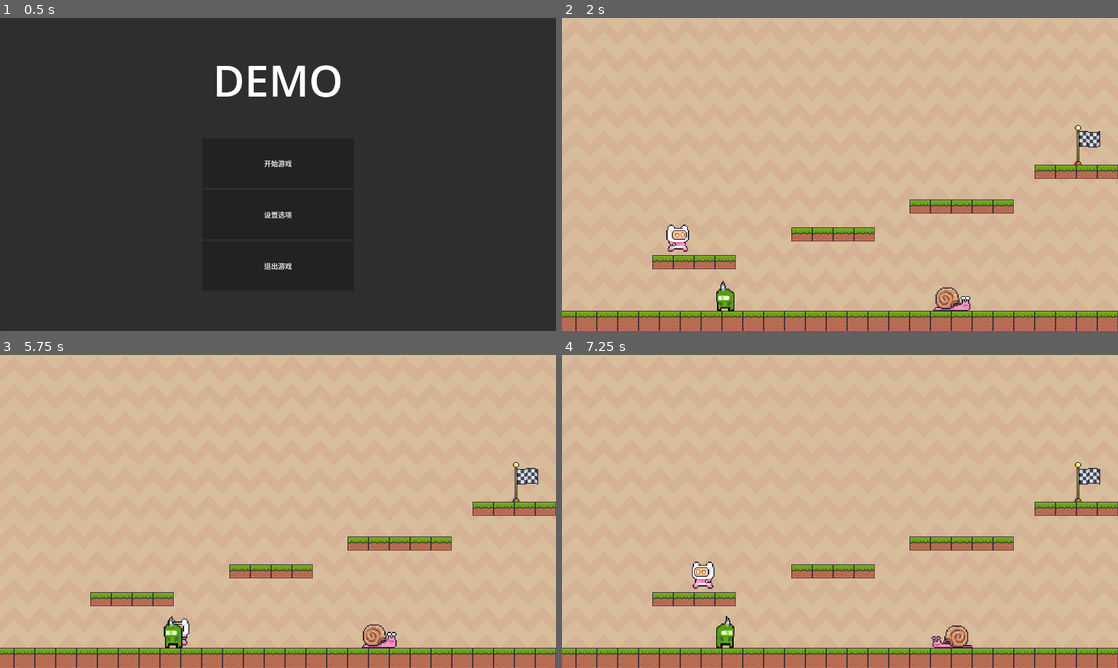
Above: before the commit, frames 1-4 (two rows, left to right).
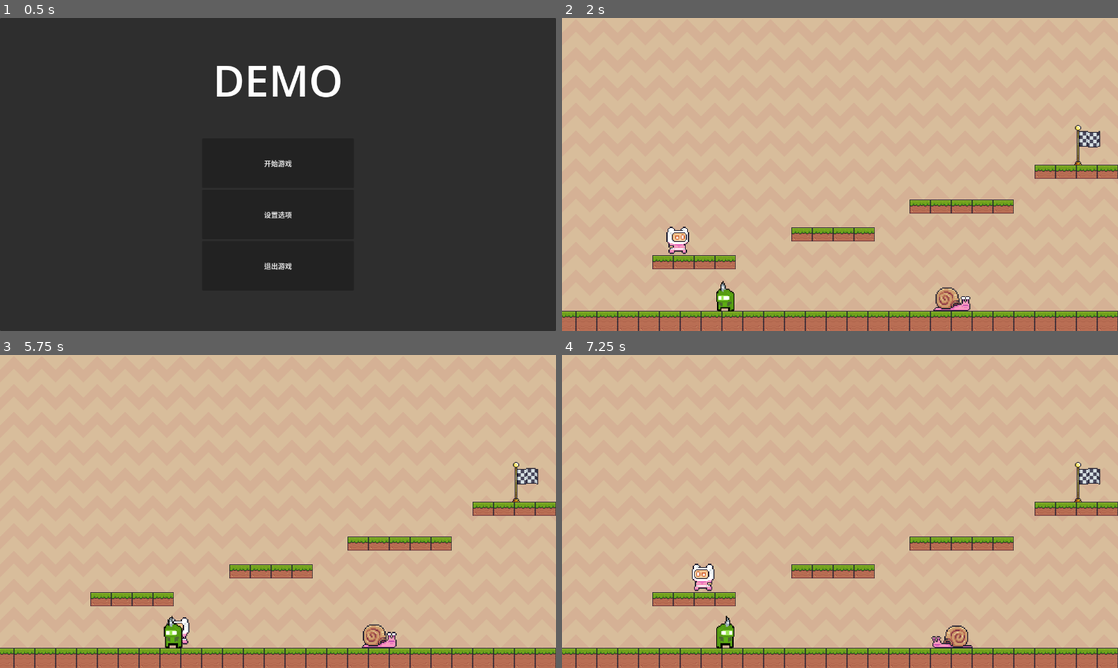
Above: after the commit, the same moments.

Repository: OVOAOVO/2DGame
Game: Godot game, scene res://Prefab/UI/开始界面.tscn
Same seed, same stepped clock (60 frames per second), same inputs: the game is played once before the commit and once after it.
Inputs:
- Up to frame 1 (0.5 s): no input
- Up to frame 2 (2 s): click "开始游戏" at 0.5 s; hold D (right) from 1.28 s (still down); tap Space (jump) at 1.35, 1.52, 1.82 s
- Up to frame 3 (5.75 s): tap Space (jump) at 2.1, 2.27, 2.57, 2.85, 3.6, 3.77, 4.07, 4.35, 4.52, 4.82, 5.1, 5.27, 5.57 s; release D (right) at 2.78 s; hold A (left) 2.78-3.53 s; hold D (right) 3.53-5.03 s; hold A (left) from 5.03 s (still down)
- Up to frame 4 (7.25 s): release A (left) at 5.78 s; hold D (right) 5.78-6.53 s; tap Space (jump) at 5.85, 6.6, 6.77, 7.07 s; hold A (left) from 6.53 s (still down)

Frame 1 is identical in both runs. In frame 2, 0.2% of the frame differs, in the area x 18-23%, y 66-76%; in frame 3, less than 0.1%; in frame 4, 0.3%, in the area x 23-28%, y 66-76%.

Commit message:
解耦动画与移动

Diff:
--- /dev/null
+++ b/GDScripts/玩家/玩家动画切换.gd
@@ -0,0 +1,20 @@
+extends AnimatedSprite2D
+
+func _ready():
+	get_parent().connect("move_state_changed", _on_move_state_changed)
+
+
+func _on_move_state_changed(is_run, is_jump, is_fall, velocity, dir):
+
+	if is_jump:
+		play("Jump")
+	elif is_fall:
+		play("Fall")
+	elif is_run:
+		play("Run")
+	else:
+		play("Idle")
+
+	# 直接用自己
+	if dir != 0:
+		flip_h = dir < 0
--- a/GDScripts/玩家/玩家移动.gd
+++ b/GDScripts/玩家/玩家移动.gd
@@ -1,50 +1,35 @@
 extends CharacterBody2D
-@onready var animated_sprite_2d: AnimatedSprite2D =  get_node("AnimatedSprite2D")
-@onready var jump_sound: AudioStreamPlayer2D = get_node("JumpSound")
 
-const SPEED = 300.0
-const JUMP_VELOCITY = -850.0
+@export var SPEED: float = 300.0
+@export var JUMP_VELOCITY: float = -850.0
 
-# Called when the node enters the scene tree for the first time.
-func _ready() -> void:
-	if jump_sound == null:
-		print("AudioStreamPlayer2D is NULLL!")
-		return
-	if animated_sprite_2d == null:
-		print("AnimatedSprite2D is NULLL!")
-		return
+signal move_state_changed(is_running, is_jumping, is_falling, velocity, direction)
 
-func _physics_process(delta: float) -> void:
+func _physics_process(delta):
 
-	# Add Animation
-	if velocity.x > 1 or velocity.x < -1:
-		animated_sprite_2d.animation = "Run"
-	else:
-		animated_sprite_2d.animation = "Idle"
+	var direction = Input.get_axis("left", "right")
 
-	# Add the gravity.
-	if not is_on_floor():
-		velocity += get_gravity() * delta
-		if velocity.y < 0:
-			animated_sprite_2d.animation = "Jump"
-		else:
-			animated_sprite_2d.animation = "Fall"
-
-	# Handle jump.
-	if Input.is_action_just_pressed("jump") and is_on_floor():
-		velocity.y = JUMP_VELOCITY
-		jump_sound.play()
-
-	# Get the input direction and handle the movement/deceleration.
-	var direction := Input.get_axis("left", "right")
+	# 移动
 	if direction:
 		velocity.x = direction * SPEED
 	else:
 		velocity.x = move_toward(velocity.x, 0, SPEED)
 
+	# 跳
+	if Input.is_action_just_pressed("jump") and is_on_floor():
+		velocity.y = JUMP_VELOCITY
+
+	# 重力
+	if not is_on_floor():
+		velocity += get_gravity() * delta
+
 	move_and_slide()
 
-	if direction == 1.0:
-		animated_sprite_2d.flip_h = false
-	elif direction == -1.0:
-		animated_sprite_2d.flip_h = true
+	# 👉 把状态丢出去
+	emit_signal("move_state_changed",
+		abs(velocity.x) > 1,
+		velocity.y < 0,
+		velocity.y > 0 and not is_on_floor(),
+		velocity,
+		direction
+	)
--- a/Prefab/角色/玩家角色.tscn
+++ b/Prefab/角色/玩家角色.tscn
@@ -5,6 +5,7 @@
 [ext_resource type="Texture2D" uid="uid://v1kmxdsi3t81" path="res://Assets/images/Pink Man/Idle (32x32).png" id="1_uyb8x"]
 [ext_resource type="Texture2D" uid="uid://dp8iko0a7ma5f" path="res://Assets/images/Pink Man/Jump (32x32).png" id="3_un6cx"]
 [ext_resource type="Texture2D" uid="uid://cmgy0elgamj1y" path="res://Assets/images/Pink Man/Run (32x32).png" id="4_un6cx"]
+[ext_resource type="Script" uid="uid://ce66i4gf5g6bd" path="res://GDScripts/玩家/玩家动画切换.gd" id="6_csbx2"]
 [ext_resource type="AudioStream" uid="uid://cgm1763ygod3n" path="res://Assets/sounds/Jump_new.wav" id="6_fcw5n"]
 [ext_resource type="Script" uid="uid://dky01sx8812y7" path="res://GDScripts/玩家/玩家收击与碰撞.gd" id="7_2p2l7"]
 
@@ -210,6 +211,7 @@
 sprite_frames = SubResource("SpriteFrames_78025")
 animation = &"Idle"
 autoplay = "Idle"
+script = ExtResource("6_csbx2")
 
 [node name="CollisionShape2D" type="CollisionShape2D" parent="." unique_id=392394083]
 position = Vector2(0.1666665, 1.4666662)
Not shown, added: GDScripts/玩家/玩家动画切换.gd.uid
